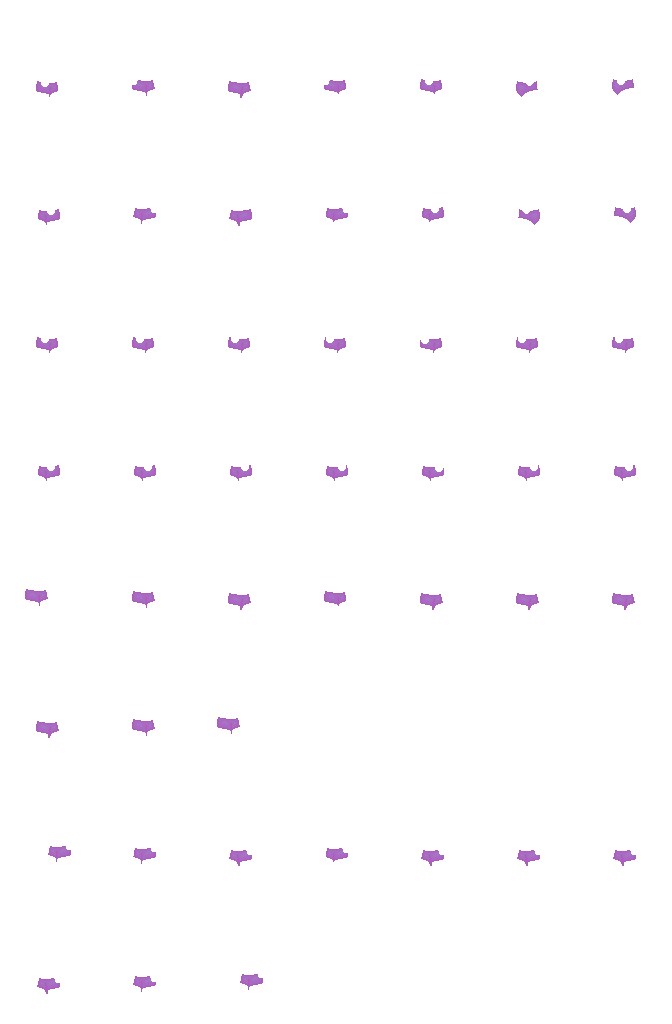
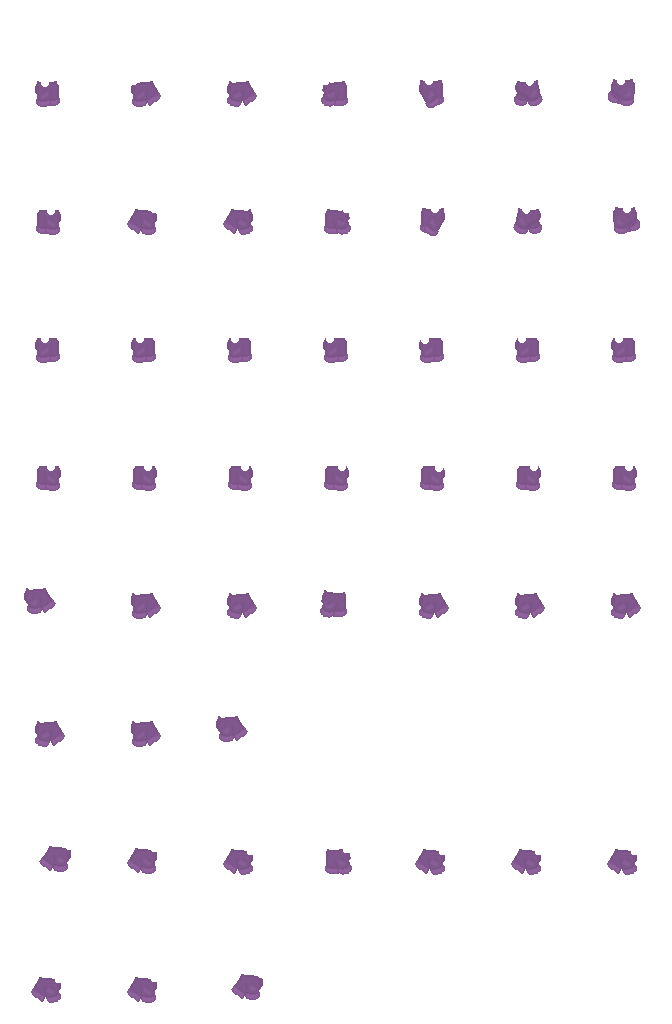
Two versions of the same layered image (w=672, h=1024). Layer-by-layer changes:
added layer "Shorts Pink" above "Shorts Purple" over [24,79,641,1003]
hid "Booty_Shorts pink" over [25,79,636,994]
